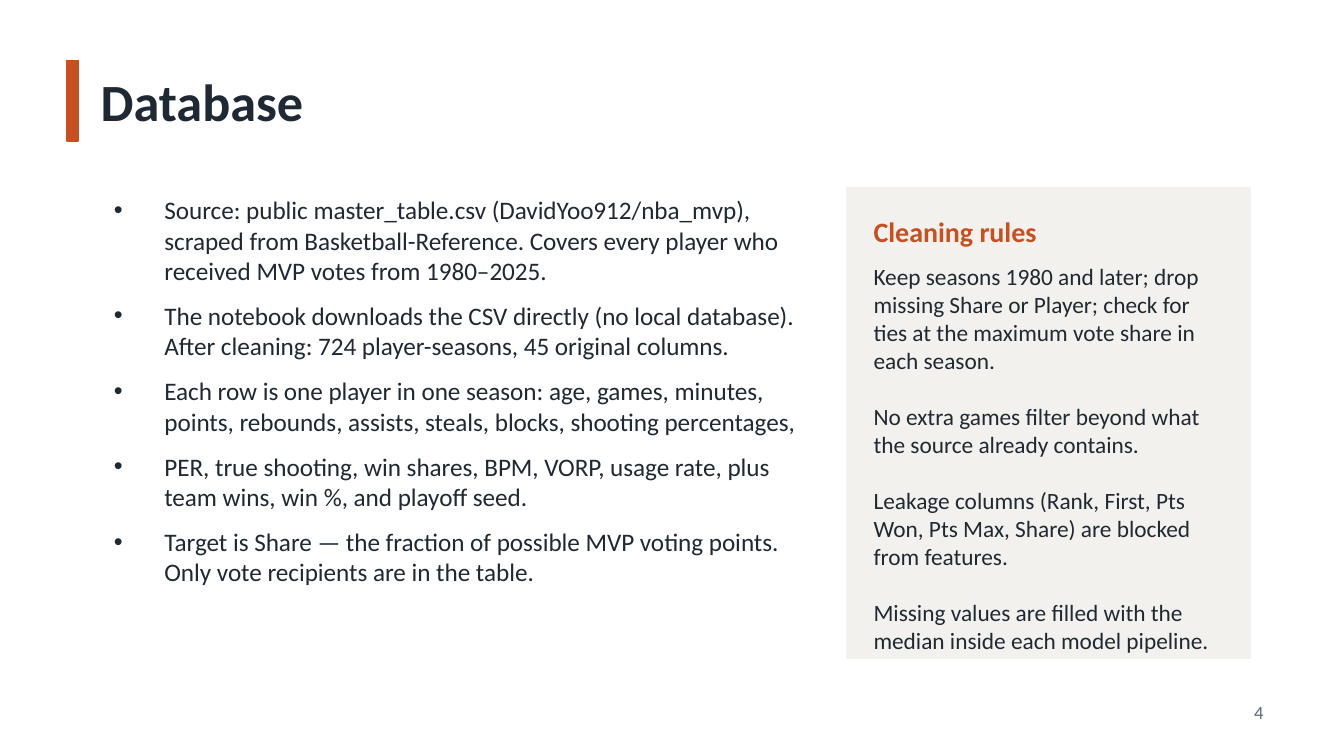
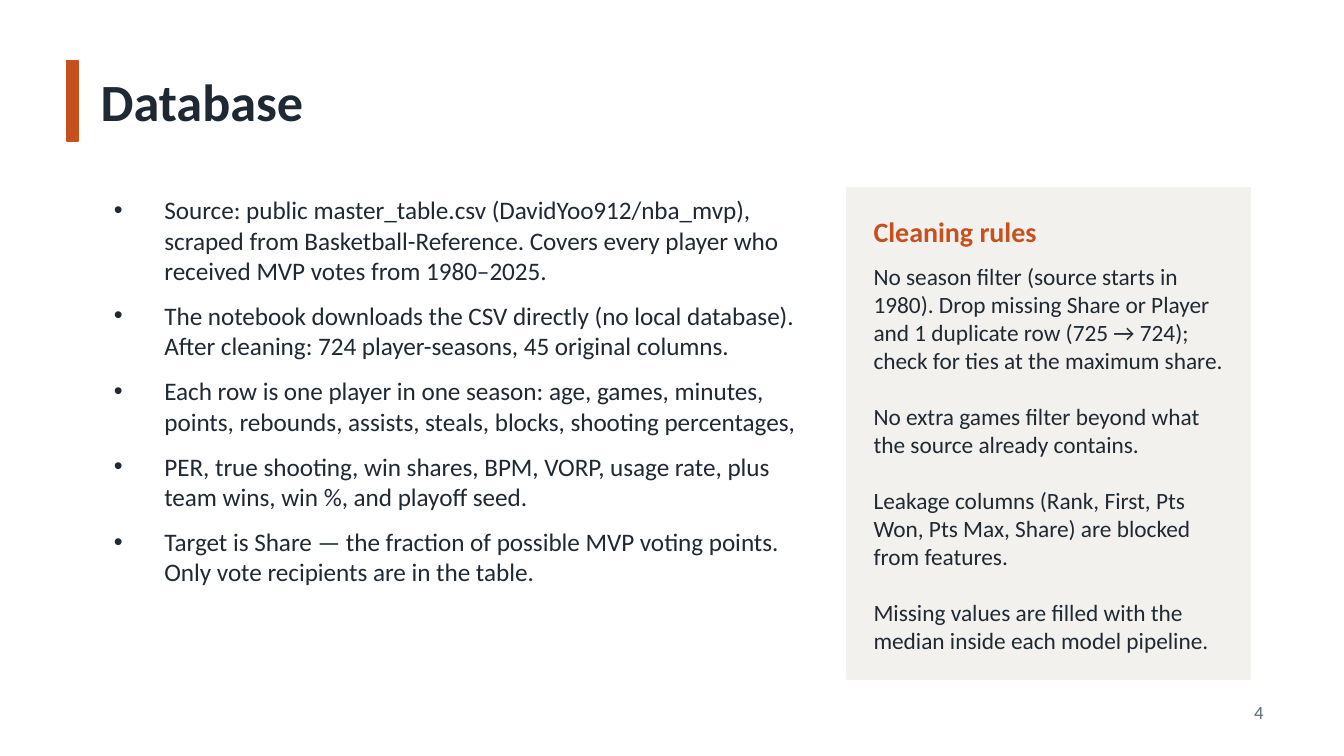
Before and after one commit to arayanajain/NBA-MVP-Prediction, a slide deck: slide 4 of NBA_MVP_Prediction.pptx. Drawn at 1344x756 pixels with LibreOffice and Linux fonts; fonts in the diff are those of the drawing. Boxes give left, top, right and bottom in pixels: in the first picture for what was removed or moved away, otherwise in the second. Text is boxed around its words. In the diff, an @@ line names an element or a change of style, - is before the commit and + after.

```diff
--- a/NBA_MVP_Prediction.pptx
+++ b/NBA_MVP_Prediction.pptx
@@ rectangle resized from (x1=847, y1=188, x2=1250, y2=659) to (x1=847, y1=188, x2=1250, y2=679) @@
@@ text at (x1=874, y1=268, x2=1223, y2=369): text changed @@
-Keep seasons 1980 and later; drop missing Share or Player; check for ties at the maximum vote share in each season.
+No season filter (source starts in 1980). Drop missing Share or Player and 1 duplicate row (725 → 724); check for ties at the maximum share.
```
Also in this commit, not shown: 3 other slides changed, 6 slides added, 2 slides removed.
